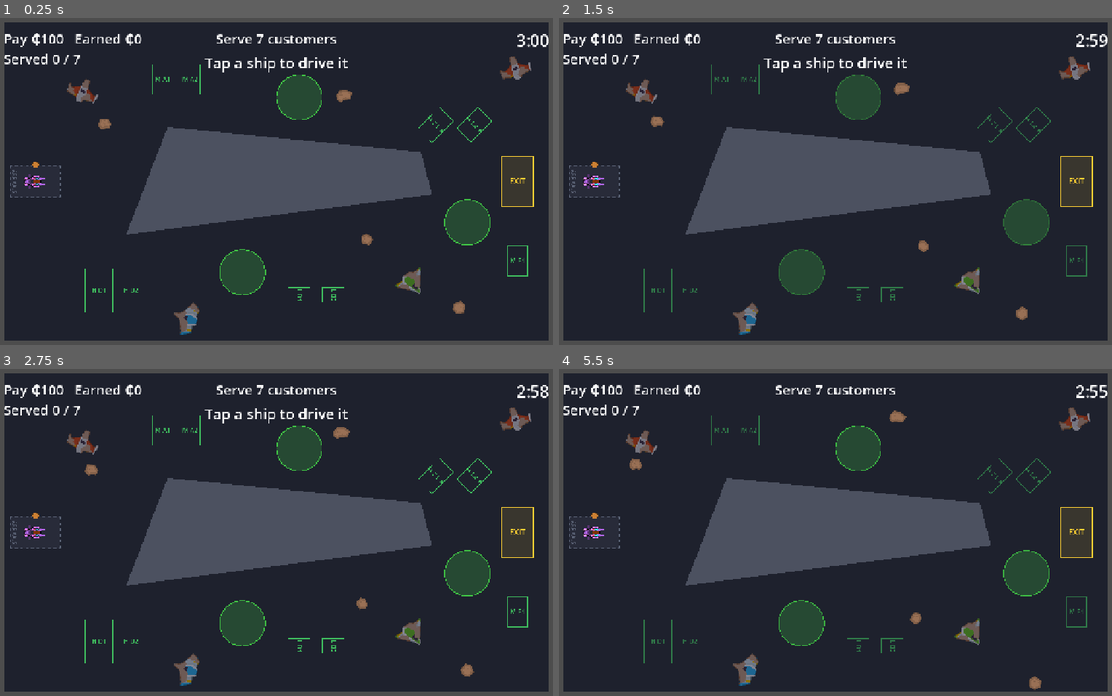
Above: before the commit, frames 1-4 (two rows, left to right).
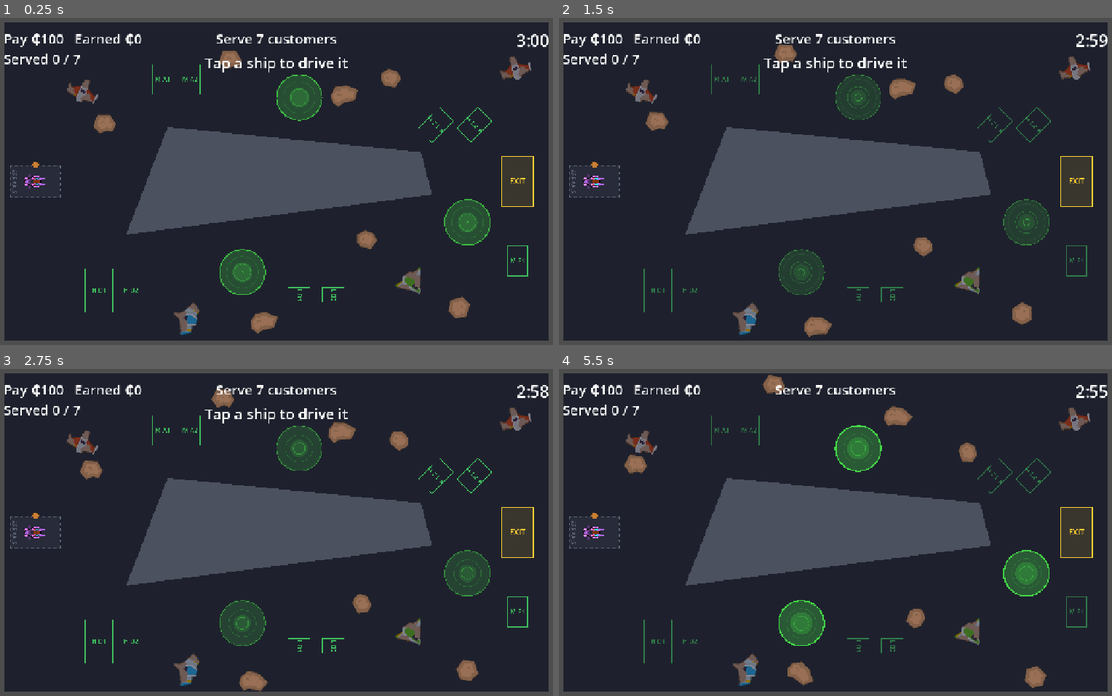
Above: after the commit, the same moments.

Repository: Ennius5/parkin-space
Game: Godot game, scene res://scenes/levels/Level03.tscn
The game is run twice, just before and just after one commit, with the same random seed, the same clock (stepped at 60 frames per second) and the same inputs. This scene is started directly instead of the project's main scene.
Inputs (mouse positions are in pixels of both pictures, inside the frame that each line leads up to):
- Up to frame 1 (0.25 s): no input
- Up to frame 2 (1.5 s): tap A (strafe_left) at 0.5, 1.25 s; move the mouse to (962, 165) at 0.52 s; hold E (rotate_right) 0.53-1.28 s; hold R (stop_rotation) 0.53-1.28 s; click (962, 165) at 0.67 s; move the mouse to (719, 197) at 1.27 s; hold Space (brake) from 1.28 s (still down); tap R (stop_rotation) at 1.35 s
- Up to frame 3 (2.75 s): tap A (strafe_left) at 2 s; move the mouse to (337, 460) at 2.02 s; release Space (brake) at 2.03 s; hold E (rotate_right) from 2.03 s (still down); hold R (stop_rotation) from 2.03 s (still down)
- Up to frame 4 (5.5 s): tap A (strafe_left) at 2.75, 3.5 s; move the mouse to (807, 597) at 2.77 s; release E (rotate_right) at 2.78 s; release R (stop_rotation) at 2.78 s; hold S (thrust_back) 2.78-3.53 s; tap R (stop_rotation) at 2.85, 4.35 s; click (807, 597) at 2.92 s; move the mouse to (1012, 581) at 3.52 s; hold R (stop_rotation) 3.53-4.28 s; hold Q (rotate_left) 3.53-5.03 s; move the mouse to (658, 483) at 4.27 s; move the mouse to (863, 532) at 5.02 s; hold Space (brake) from 5.03 s (still down); hold R (stop_rotation) from 5.03 s (still down); click (863, 532) at 5.17 s

The runs differ from the first frame. In frame 1, 1.7% of the frame differs, in the area x 16-89%, y 10-97%; in frame 2, 1.2%; in frame 3, 1.4%; in frame 4, 2.1%, in the area x 11-89%, y 1-99%.

Commit message:
tweak: Level 3 has 7 bigger asteroids; radiation zones pulse with rippling rings
Co-Authored-By: Claude Opus 5.5 <noreply@anthropic.com>

Diff:
--- a/scenes/levels/Level03.tscn
+++ b/scenes/levels/Level03.tscn
@@ -203,21 +203,43 @@
 position = Vector2(450, 450)
 script = ExtResource("32_rock")
 texture = ExtResource("40_rock1")
+art_scale = 1.0
 
 [node name="R2" type="RigidBody2D" parent="Asteroids"]
 position = Vector2(1500, 330)
 script = ExtResource("32_rock")
 texture = ExtResource("40_rock2")
+art_scale = 1.0
 
 [node name="R3" type="RigidBody2D" parent="Asteroids"]
 position = Vector2(1600, 950)
 script = ExtResource("32_rock")
 texture = ExtResource("40_rock3")
+art_scale = 1.0
 
 [node name="R4" type="RigidBody2D" parent="Asteroids"]
 position = Vector2(2000, 1250)
 script = ExtResource("32_rock")
 texture = ExtResource("40_rock4")
+art_scale = 1.0
+
+[node name="R5" type="RigidBody2D" parent="Asteroids"]
+position = Vector2(1000, 170)
+script = ExtResource("32_rock")
+texture = ExtResource("40_rock1")
+art_scale = 1.0
+
+[node name="R6" type="RigidBody2D" parent="Asteroids"]
+position = Vector2(1150, 1320)
+script = ExtResource("32_rock")
+texture = ExtResource("40_rock2")
+art_scale = 1.0
+
+[node name="R7" type="RigidBody2D" parent="Asteroids"]
+position = Vector2(1700, 240)
+script = ExtResource("32_rock")
+texture = ExtResource("40_rock3")
+art_scale = 1.0
 
 [node name="Ships" type="Node2D" parent="."]
 
--- a/scripts/actors/RadiationZone.gd
+++ b/scripts/actors/RadiationZone.gd
@@ -3,6 +3,8 @@
 ## A glowing patch of radiation. Level dents any ship that stays inside it.
 
 const COLOR := Color(0.3, 1.0, 0.3)
+const PULSE_SECONDS := 1.6
+const RINGS := 3
 
 @export var radius := 110.0
 
@@ -18,7 +20,13 @@
 	queue_redraw()
 
 
+## A breathing glow with rings rippling outwards. Only the look pulses; the damage radius stays put.
 func _draw() -> void:
-	var pulse := 0.5 + 0.5 * sin(Time.get_ticks_msec() / 400.0)
-	draw_circle(Vector2.ZERO, radius, Color(COLOR, 0.18))
-	draw_arc(Vector2.ZERO, radius, 0.0, TAU, 64, Color(COLOR, 0.3 + 0.4 * pulse), 4.0)
+	var t := Time.get_ticks_msec() / 1000.0
+	var breath := 0.5 + 0.5 * sin(t * TAU / PULSE_SECONDS)
+	draw_circle(Vector2.ZERO, radius, Color(COLOR, 0.12 + 0.14 * breath))
+	draw_circle(Vector2.ZERO, radius * (0.35 + 0.15 * breath), Color(COLOR, 0.1 + 0.1 * breath))
+	for i in RINGS:
+		var phase := fmod(t / PULSE_SECONDS + float(i) / RINGS, 1.0)
+		draw_arc(Vector2.ZERO, radius * phase, 0.0, TAU, 48, Color(COLOR, 0.45 * (1.0 - phase)), 3.0)
+	draw_arc(Vector2.ZERO, radius, 0.0, TAU, 64, Color(COLOR, 0.35 + 0.45 * breath), 3.0 + 3.0 * breath)
--- a/tests/test_level.gd
+++ b/tests/test_level.gd
@@ -805,7 +805,9 @@
 	for zone in level.get_node("Radiation").get_children():
 		assert_true(zone is RadiationZone)
 	assert_true(level.get_node("Wrecks").get_child_count() >= 3)
-	assert_true(level.get_node("Asteroids").get_child_count() >= 3)
+	assert_true(level.get_node("Asteroids").get_child_count() >= 7)
+	for rock: Asteroid in level.get_node("Asteroids").get_children():
+		assert_true(rock.art_scale >= 1.0, "%s is a big rock" % rock.name)
 	assert_eq(level.level_number, 3)
 	assert_eq(level.goal_text, "Serve 7 customers")
 	assert_eq(level.random_customers, 7)
